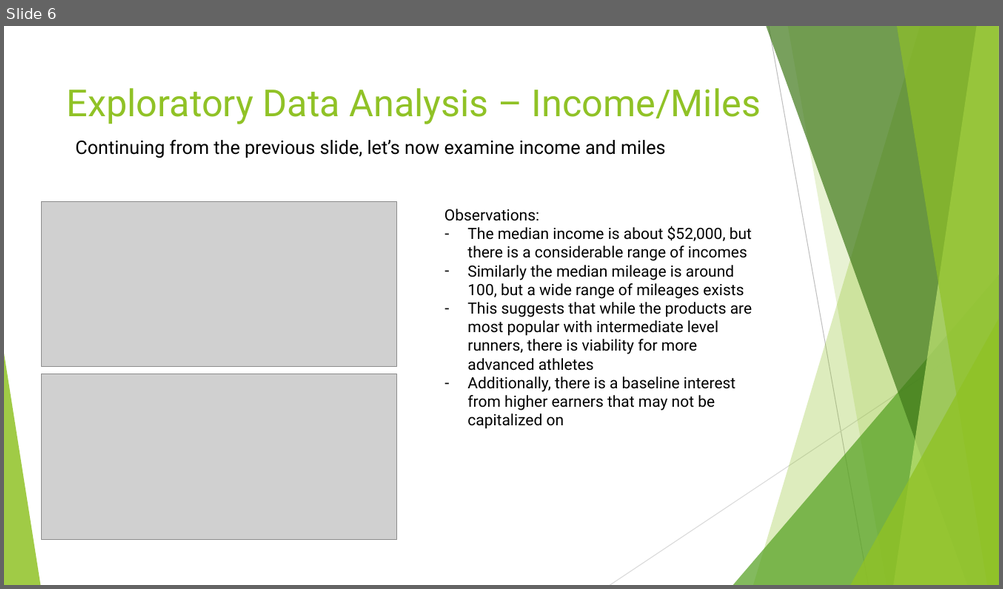
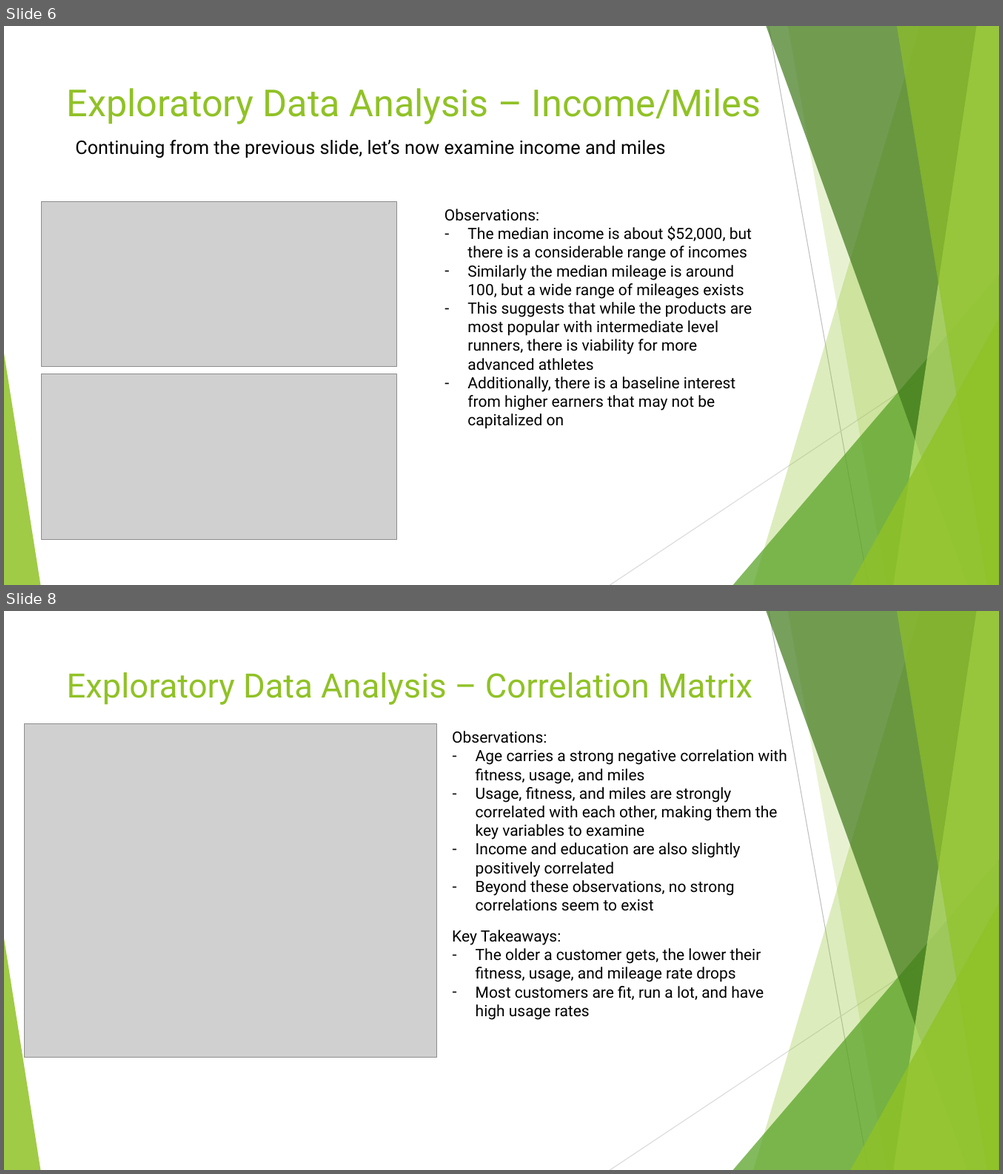
Before and after one commit to hanesi/DSBA-Cert-Course, a slide deck: Module 1/Project/CardioGoodFitnessProject.pptx. Shown one above the other, each under a label of ours: slide 6 before the commit, slides 6 and 8 after it; the slides between them are not shown. The pictures are 1003x589 and 1003x1174 pixels, drawn with LibreOffice and Linux fonts; fonts in the diff are those of the drawing; grey boxes stand for pictures. Boxes give left, top, right and bottom in pixels: in the first picture for what was removed or moved away, otherwise in the second. Text is boxed around its words. In the diff, an @@ line names an element or a change of style, - is before the commit and + after.

```diff
--- a/Module 1/Project/CardioGoodFitnessProject.pptx
+++ b/Module 1/Project/CardioGoodFitnessProject.pptx
@@ slide 8 added at (4, 611, 999, 1170), background #FFFFFF; not listed: 10 template elements that a slide beside it also shows @@
@@ title added at (67, 672, 752, 705), 32.4 pt, text #90C226 @@
+Exploratory Data Analysis – Correlation Matrix
@@ picture added at (24, 724, 437, 1058) @@
@@ text added at (452, 731, 787, 911), 15 pt, text #000000 @@
+Observations:
+– Age carries a strong negative correlation with fitness, usage, and miles
+– Usage, fitness, and miles are strongly correlated with each other, making them the key variables to examine
+– Income and education are also slightly positively correlated
+– Beyond these observations, no strong correlations seem to exist
@@ text added at (452, 930, 763, 1020), 15 pt, text #000000 @@
+Key Takeaways:
+– The older a customer gets, the lower their fitness, usage, and mileage rate drops
+– Most customers are fit, run a lot, and have high usage rates
```
Also in this commit, not shown: 1 slide changed, 7 other slides added.
